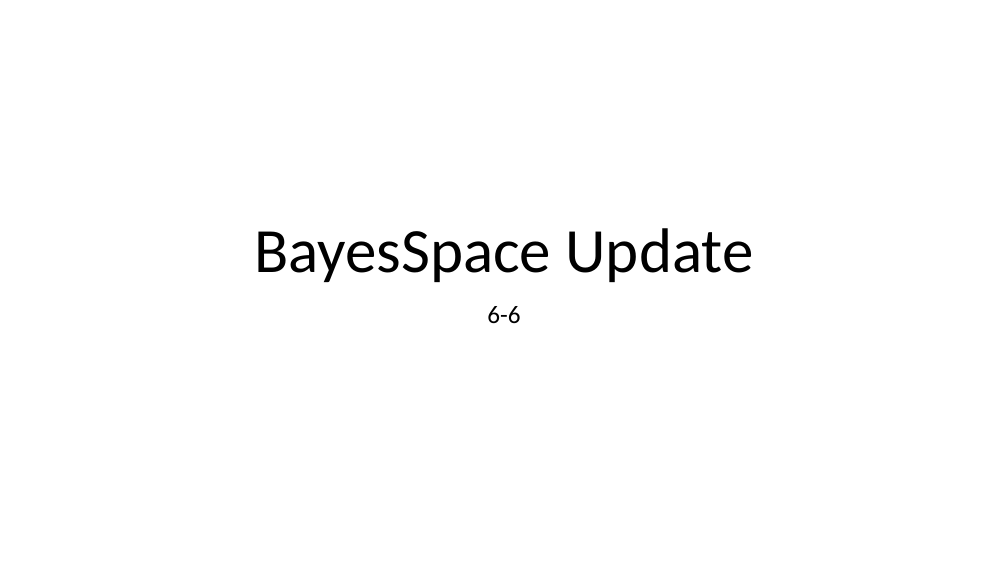
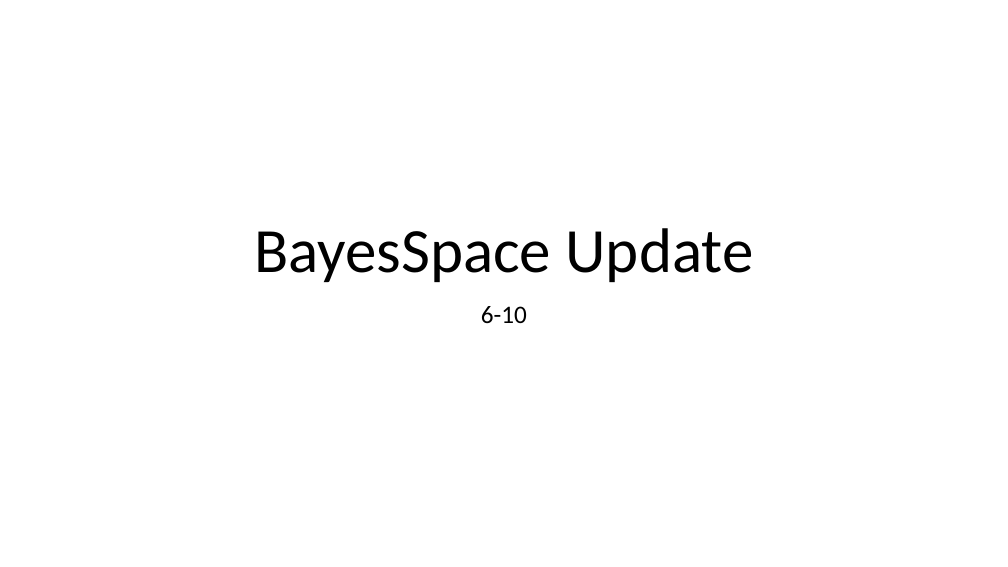
Before and after one commit to edward130603/BayesSpace, a slide deck: slide 1 of output/slides/slides_6-6.pptx. Drawn at 1008x567 pixels with LibreOffice and Linux fonts; fonts in the diff are those of the drawing. Boxes give left, top, right and bottom in pixels: in the first picture for what was removed or moved away, otherwise in the second. Text is boxed around its words. In the diff, an @@ line names an element or a change of style, - is before the commit and + after.

```diff
--- a/output/slides/slides_6-6.pptx
+++ b/output/slides/slides_6-6.pptx
@@ subtitle at [481,306,527,323]: text changed @@
-6-6
+6-10
```
Also in this commit, not shown: 2 other slides changed, 6 slides added, 1 slide removed, 5 other files.
